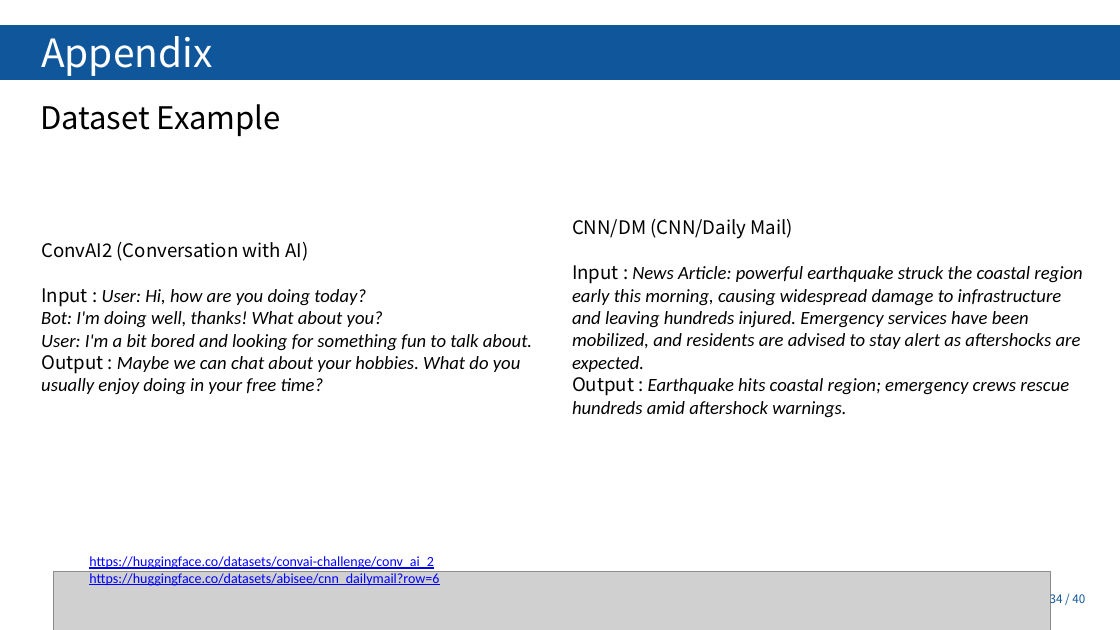
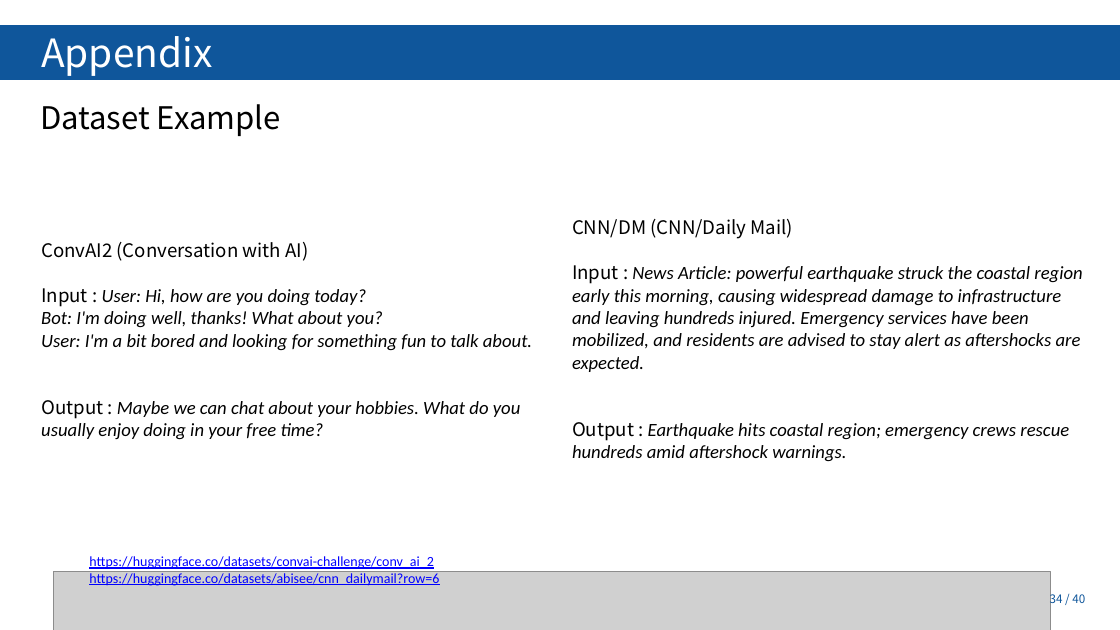
Before and after one commit to Tiabet/Paper-for-ML-DL, a slide deck: slide 34 of 세미나/BART_김정현.pptx. Drawn at 1120x630 pixels with LibreOffice and Linux fonts; fonts in the diff are those of the drawing; grey boxes stand for pictures; background and template pictures are left out. Boxes give left, top, right and bottom in pixels: in the first picture for what was removed or moved away, otherwise in the second. Text is boxed around its words. In the diff, an @@ line names an element or a change of style, - is before the commit and + after.

```diff
--- a/세미나/BART_김정현.pptx
+++ b/세미나/BART_김정현.pptx
@@ text "ConvAI2 (Conversation with AI)" rewrapped from (41, 242, 532, 395) to (41, 242, 532, 440) @@
@@ text "CNN/DM (CNN/Daily Mail)" rewrapped from (572, 219, 1082, 417) to (572, 219, 1082, 461) @@
```
Also in this commit, not shown: 4 other slides changed, 8 other files.
